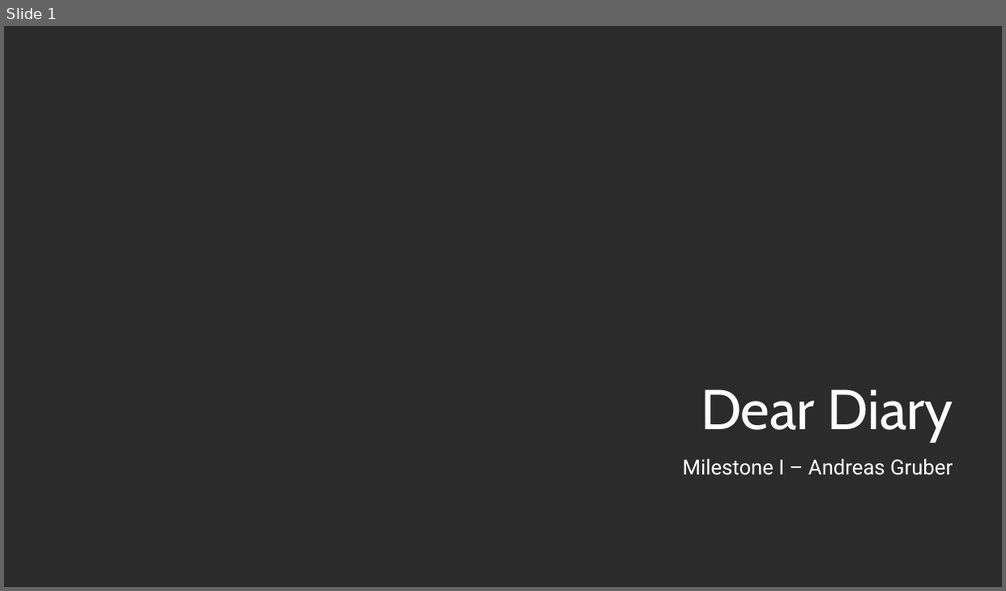
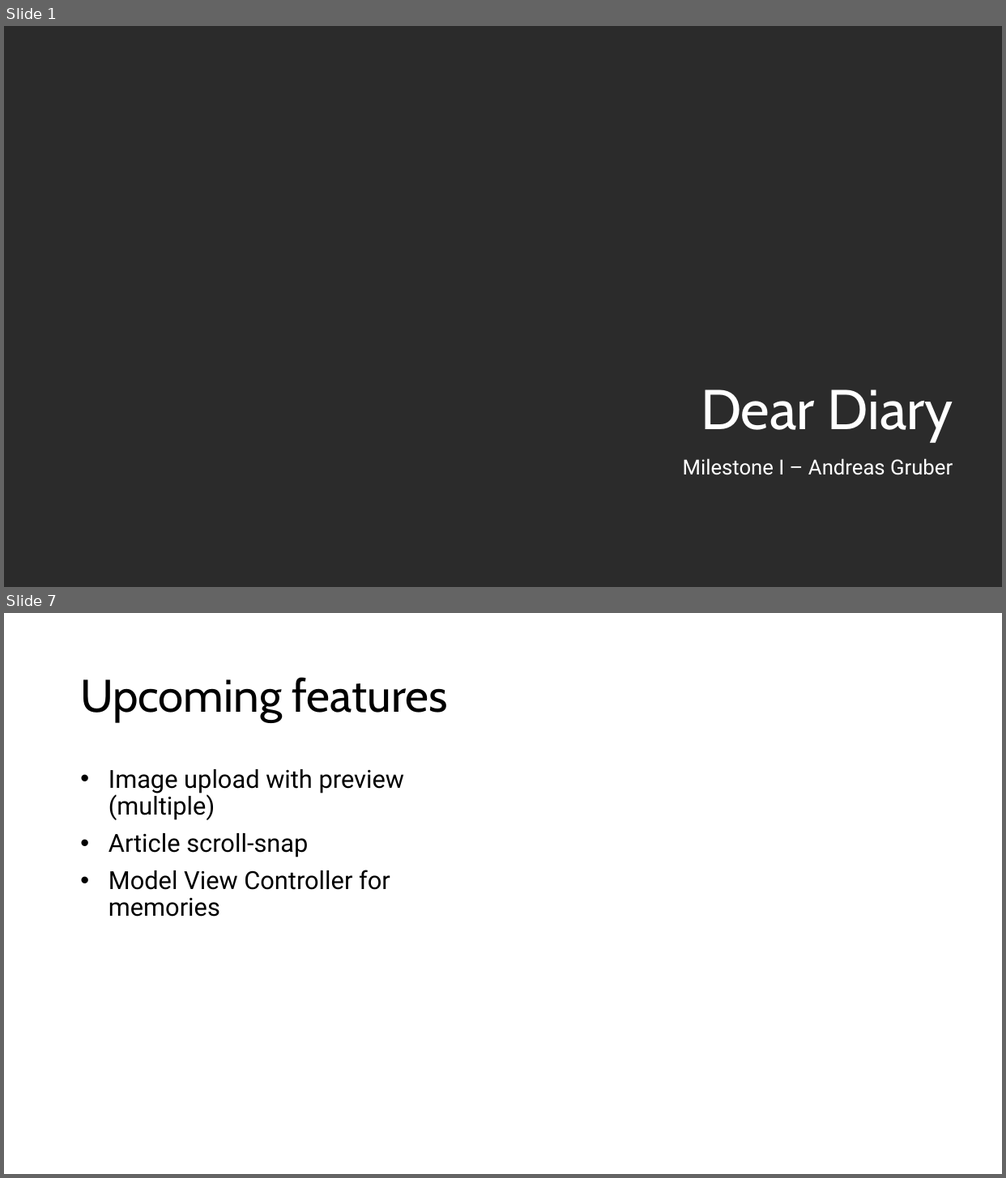
Before and after one commit to andalf0815/dearDiary, a slide deck: docs/Dear Diary - Milestone I Presentation.pptx. Shown one above the other, each under a label of ours: slide 1 before the commit, slides 1 and 7 after it; the slides between them are not shown. The pictures are 1006x591 and 1006x1178 pixels, drawn with LibreOffice and Linux fonts; fonts in the diff are those of the drawing; background and template pictures are left out; a plain dark background stands for a picture behind light text. Boxes give left, top, right and bottom in pixels: in the first picture for what was removed or moved away, otherwise in the second. Text is boxed around its words. In the diff, an @@ line names an element or a change of style, - is before the commit and + after.

```diff
--- a/docs/Dear Diary - Milestone I Presentation.pptx
+++ b/docs/Dear Diary - Milestone I Presentation.pptx
@@ slide 7 added at (x1=4, y1=613, x2=1002, y2=1174), background picture (left out) @@
@@ title added at (x1=80, y1=677, x2=448, y2=722), 44 pt, text #000000 @@
+Upcoming features
@@ text added at (x1=108, y1=769, x2=404, y2=917), 24 pt, text #000000 @@
+• Image upload with preview (multiple)
+• Article scroll-snap
+• Model View Controller for memories
```
Also in this commit, not shown: 2 slides changed, 3 other slides added.
